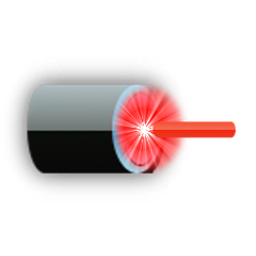
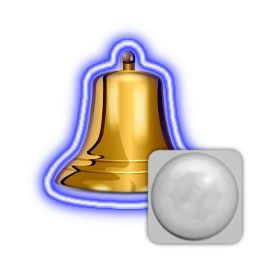
Layered file, before and after one edit (256 x 256). Changes by layer:
showed "PIR" over [142, 144, 247, 248]
hid "Laser Big" over [5, 55, 236, 204]
added layer "Neon Tubes copy" above "Neon Glow copy" over [42, 38, 216, 211]
added layer "Neon Glow copy" above "Neon Tubes" over [26, 24, 231, 228]
showed "Background copy" over [49, 50, 206, 200]
